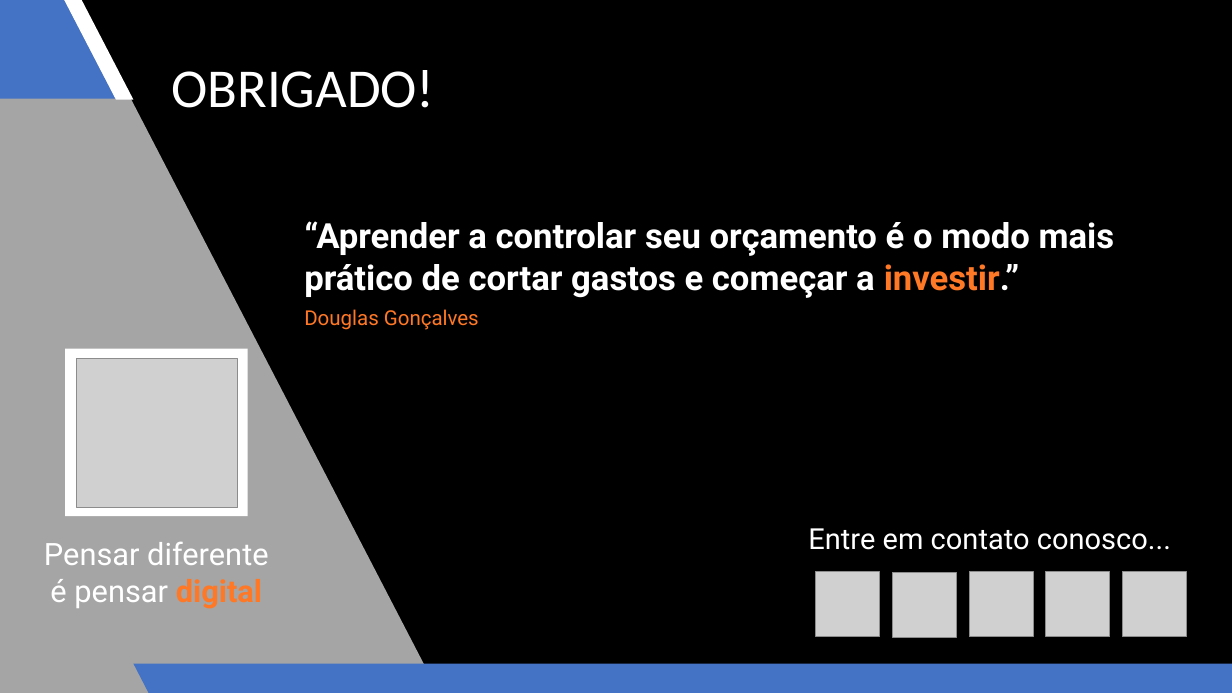
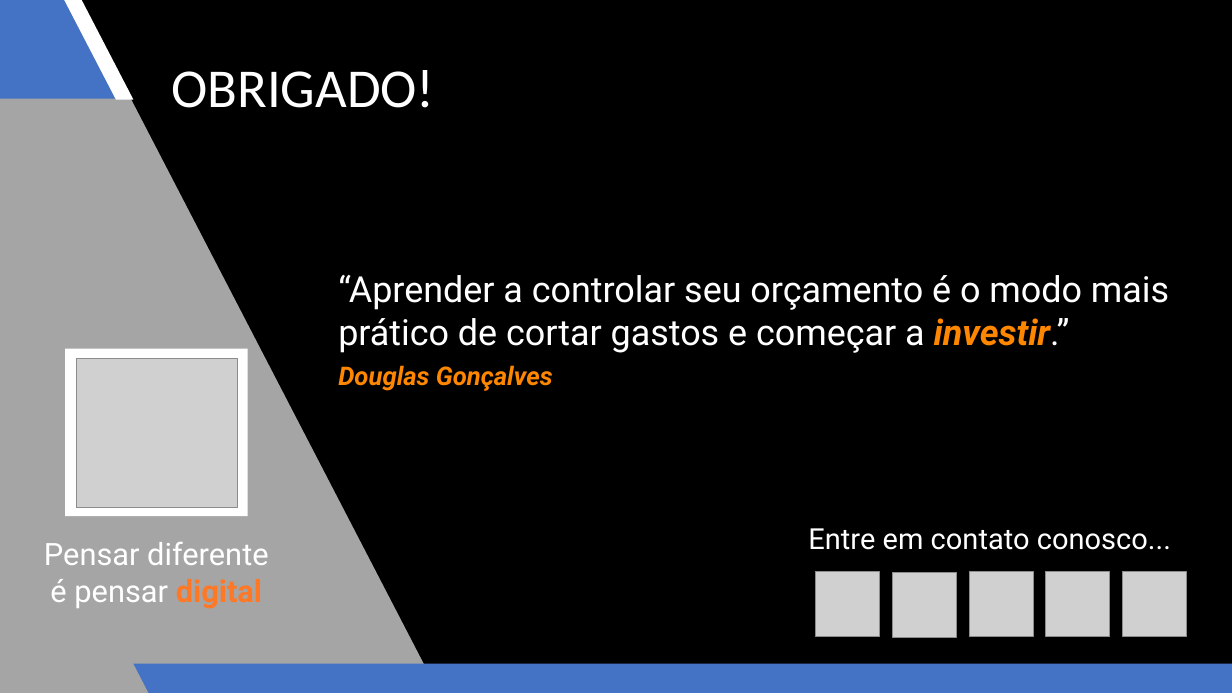
Before and after one commit to tech-warriors-corporation/profitco, a slide deck: slide 5 of presentation.pptx (slide 6 before the commit). Drawn at 1232x693 pixels with LibreOffice and Linux fonts; fonts in the diff are those of the drawing; grey boxes stand for pictures. Boxes give left, top, right and bottom in pixels: in the first picture for what was removed or moved away, otherwise in the second. Text is boxed around its words. In the diff, an @@ line names an element or a change of style, - is before the commit and + after.

```diff
--- a/presentation.pptx
+++ b/presentation.pptx
@@ text "“Aprender a controlar seu orçamento ...": place and size @@
-text "“Aprender a controlar seu orçamento ..." at (304,221,1115,330)
+text "“Aprender a controlar seu orçamento ..." at (338,275,1169,391)
@@ text "“Aprender a controlar seu orçamento ..." at (338,275,1169,391): size 27 to 28 pt, bold off in "“Aprender a controlar seu orçamento é o ..."; text colour #FF7825 to #FF8700, italic on in "investir.”", "Douglas Gonçalves"; size 16 to 20 pt, bold on in "Douglas Gonçalves" @@
```
Also in this commit, not shown: 5 other slides changed.
